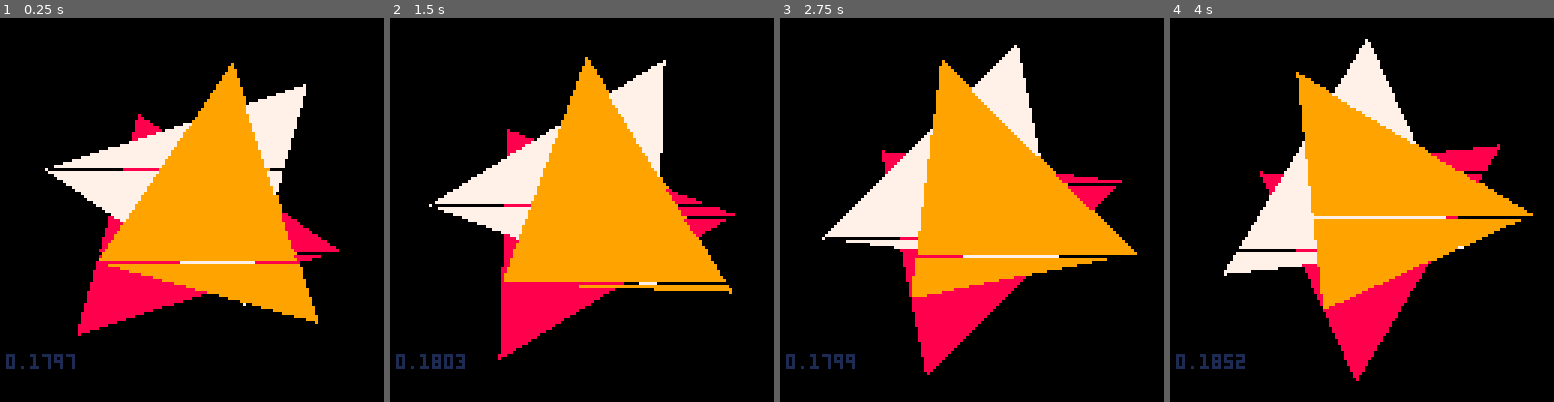
Above: before the commit, frames 1-4 (left to right).
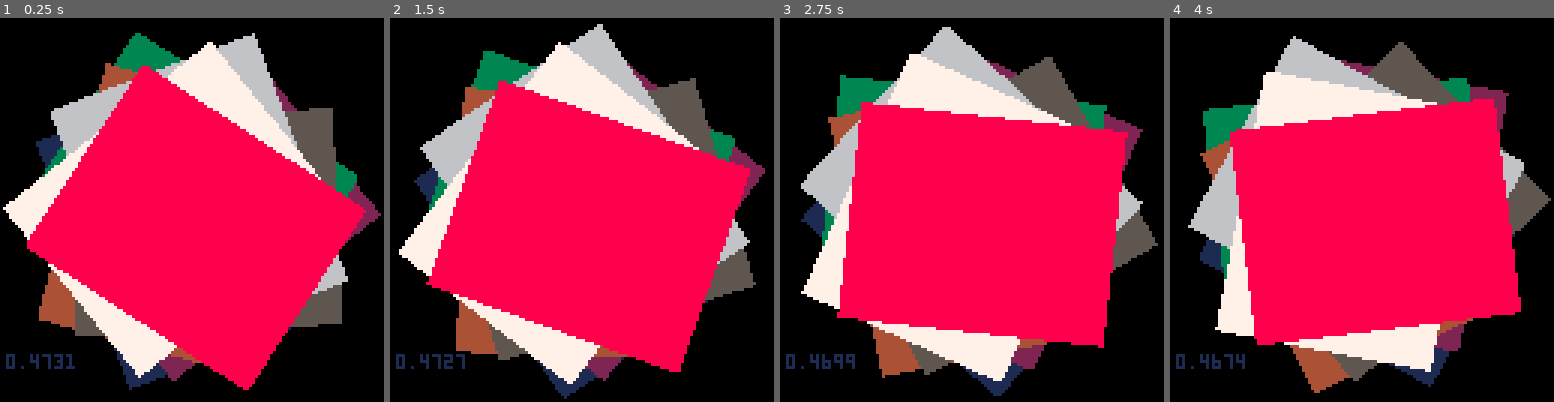
Above: after the commit, the same moments.

Repository: freds72/virtua-on
Game: PICO-8 cartridge carts/edge_rasterizer.p8
Two runs of this game, one before a commit and one after it. Both use one fixed random seed, a clock stepped at 60 frames per second and the inputs below.
Inputs:
- Up to frame 1 (0.25 s): no input
- Up to frame 2 (1.5 s): no input
- Up to frame 3 (2.75 s): no input
- Up to frame 4 (4 s): no input

The runs differ from the first frame. In frame 1, 55% of the frame differs, in the area x 0-100%, y 3-97%; in frame 2, 55%; in frame 3, 55%; in frame 4, 55%, in the area x 4-100%, y 4-98%.

Commit message:
added another variant

Diff:
--- a/carts/edge_rasterizer.p8
+++ b/carts/edge_rasterizer.p8
@@ -138,7 +138,12 @@
 
 -->8
 -- main engine
-local raz=edge_rasterizer()
+local raz
+
+function _init()
+ -- =edge_rasterizer()
+ raz=poly_rasterizer()
+end
 
 local angle=0
 function _update()
@@ -149,29 +154,62 @@
 		y-=64
 		return 64+x*ss-y*cc,64+x*cc+y*ss
 	end
-	local x0,y0=rotate(24,24)
-	local x1,y1=rotate(96,48)
-	local x2,y2=rotate(48,112)
-	raz:add({{x0,y0},{x1,y1},{x2,y2}},7,1)
-
-	cc,ss=cos(angle+0.5),-sin(angle+0.5)
-	local x0,y0=rotate(24,24)
-	local x1,y1=rotate(96,48)
-	local x2,y2=rotate(48,112)
-	raz:add({{x0,y0},{x1,y1},{x2,y2}},8,0)
-
-
-	cc,ss=cos(angle+0.75),-sin(angle+0.75)
-	local x0,y0=rotate(24,24)
-	local x1,y1=rotate(96,48)
-	local x2,y2=rotate(48,112)
-	raz:add({{x0,y0},{x1,y1},{x2,y2}},9,3)
+
+	for i=1,8 do
+		cc,ss=cos(angle+0.3*i),-sin(angle+0.3*i)
+		local x0,y0=rotate(24,24)
+		local x1,y1=rotate(96,24)
+		local x2,y2=rotate(96,112)
+		local x3,y3=rotate(24,112)
+		raz:add({{x0,y0},{x1,y1},{x2,y2},{x3,y3}},i)
+ end
 end
 
 function _draw()
  cls()
  raz:draw()
  print(stat(1),2,112,1)
+end
+
+-->8
+function poly_rasterizer()
+	local ymin,ymax=32000,-32000
+	local poly={}
+	return {
+	-- add edge
+	add=function(self,verts,c,z)
+		add(poly,{v=verts,c=c})
+	end,
+ draw=function(self)
+  for k=1,#poly do
+   local v=poly[k].v
+   color(poly[k].c)
+ 	 for y=0,127 do
+ 	  local nodes={}
+ 	  local v0=v[#v]
+ 	  local y0=v0[2]
+ 	  for i=1,#v do
+ 	   local v1=v[i]
+ 	   local y1=v1[2]
+ 	   if (y0>y and y1<=y) or (y1>y and y0<=y) then
+ 	    nodes[#nodes+1]=v0[1]+(y-y0)*(v1[1]-v0[1])/(y1-y0)
+ 	   end
+ 	   v0,y0=v1,y1
+ 	  end
+
+ 	  if #nodes>1 then
+ 	  	rectfill(nodes[1],y,nodes[2],y)
+ 	  end
+				--[[
+ 	  for i=1,#nodes,2 do
+ 	  	rectfill(nodes[i],y,nodes[i+1],y,7)
+ 	  end
+ 	  ]]
+ 	 end
+  end
+  poly={}
+ end
+ }
 end
 
 __gfx__
